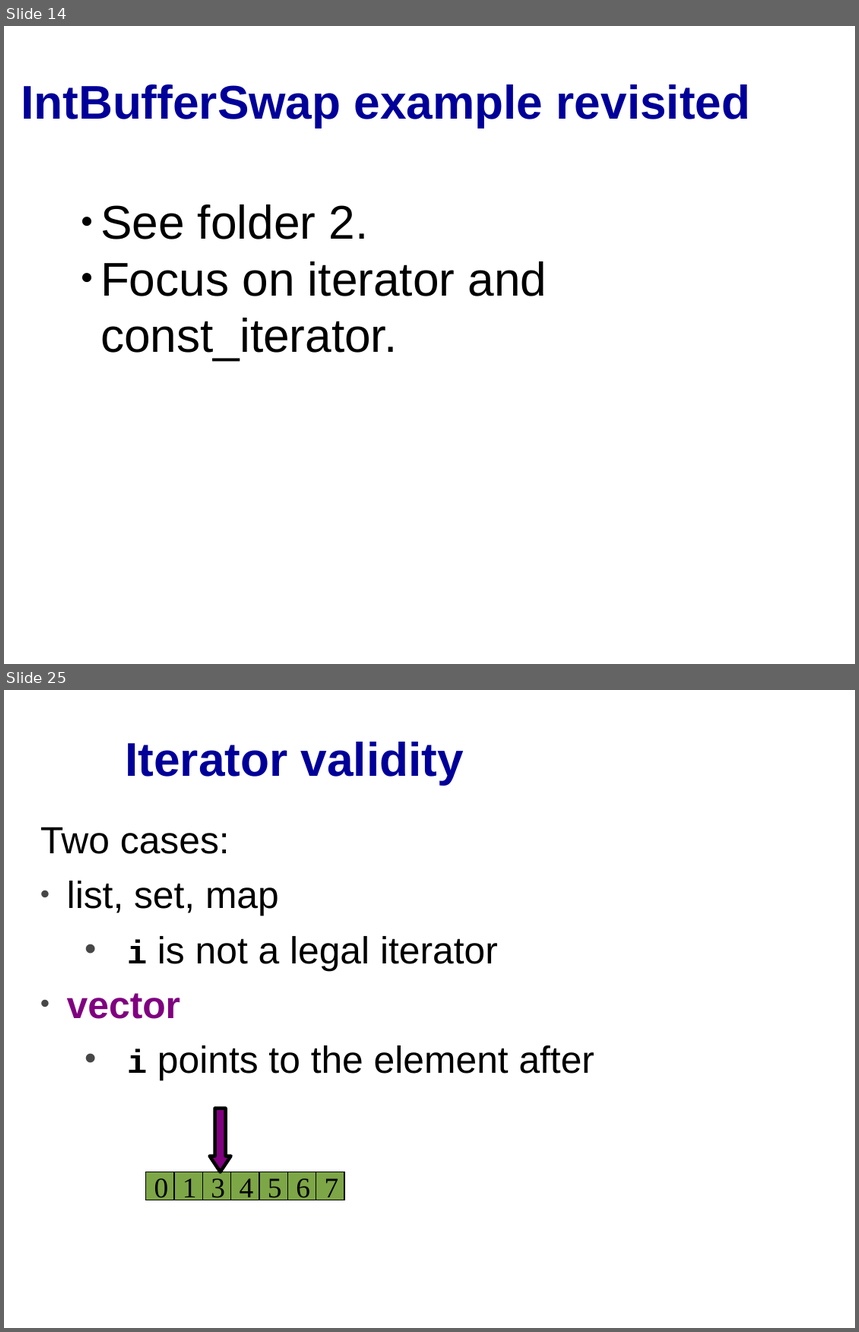
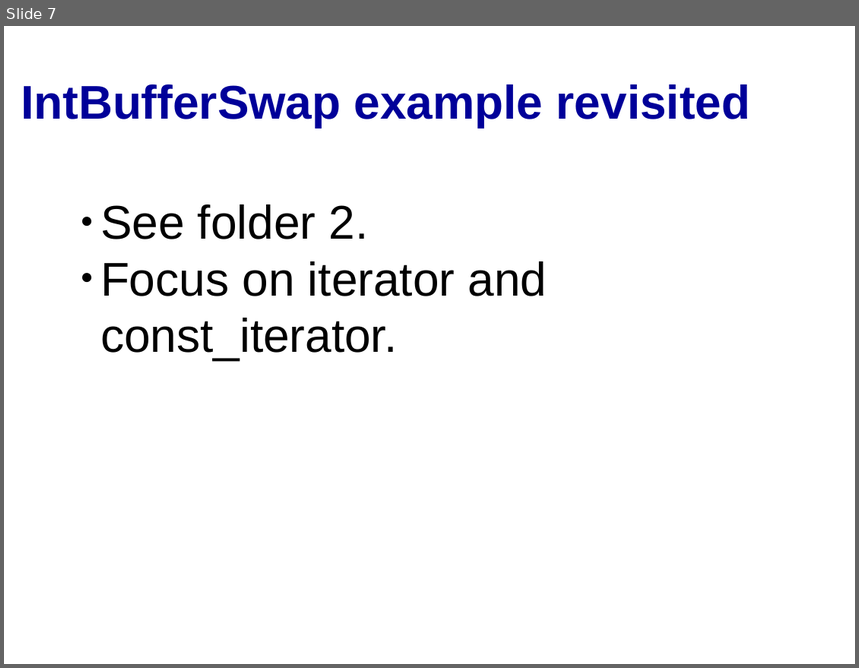
Before and after one commit to cpp-at-ariel/cpp-5780, a slide deck: 11-stl-algorithms/slides-iterators.odp. Shown one above the other, each under a label of ours: slides 14 and 25 before the commit, slide 7 after it; the slides between them are not shown. The pictures are 859x1332 and 859x668 pixels, drawn with LibreOffice and Linux fonts; fonts in the diff are those of the drawing. Boxes give left, top, right and bottom in pixels: in the first picture for what was removed or moved away, otherwise in the second. Text is boxed around its words. In the diff, an @@ line names an element or a change of style, - is before the commit and + after.

```diff
--- a/11-stl-algorithms/slides-iterators.odp
+++ b/11-stl-algorithms/slides-iterators.odp
@@ slide 25 removed at [4, 690, 855, 1328], background #FFFFFF @@
@@ title removed at [125, 742, 464, 784] @@
-Iterator validity
@@ text removed at [40, 827, 595, 1081] @@
-Two cases:
-• list, set, map
-  • i is not a legal iterator
-• vector
-  • i points to the element after
@@ freeform shape removed at [210, 1109, 231, 1173] @@
@@ freeform shape removed at [146, 1173, 174, 1201] @@
-0
@@ freeform shape removed at [174, 1173, 202, 1201] @@
-1
@@ freeform shape removed at [202, 1173, 230, 1201] @@
-3
@@ freeform shape removed at [231, 1173, 259, 1201] @@
-4
@@ freeform shape removed at [259, 1173, 287, 1201] @@
-5
@@ freeform shape removed at [287, 1173, 316, 1201] @@
-6
@@ freeform shape removed at [316, 1173, 344, 1201] @@
-7
@@ what was slide 14 is now slide 7 @@
```
Also in this commit, not shown: 1 slide changed, 27 other slides removed, 31 other files.
